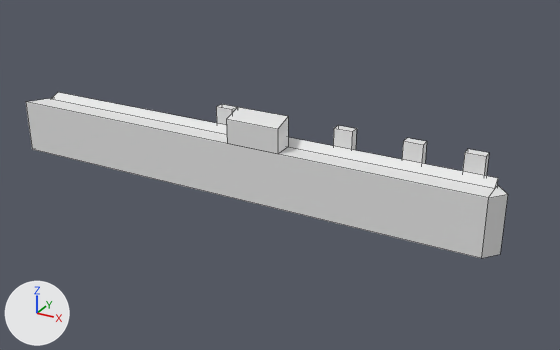
A saved change to the Blender file johnstown-grain-elevator.blend.
Camera for both pictures: a 50 mm lens placed at (309.0, -488.0, 266.0), pointed at (35.0, 9.0, 18.0). The lights are fixed; the arrows at lower left show +X, +Y and +Z. Mesh edges are drawn as thin lines.

The older version as bpy lines, for what is in view:
```python
mat_material = principled_material('Material')
mat_material.base_color = (0.8, 0.8, 0.8)  # white #e7e7e7
me_cube = bpy.data.meshes.new('Cube')
me_cube.from_pydata(...)  # 18 vertices, 14 faces; spans x -1.0..1.0, y -1.0..1.0, z -1.0..50.0
me_cube.materials.append(mat_material)  # white #e7e7e7
me_cube_003 = bpy.data.meshes.new('Cube.003')
me_cube_003.from_pydata(...)  # 32 vertices, 20 faces; spans x -0.1..1.0, y -1.0..1.0, z -1.0..65.3
me_cube_003.materials.append(mat_material)  # white #e7e7e7
me_cube_004 = bpy.data.meshes.new('Cube.004')
me_cube_004.from_pydata([(0.3, 1.0, 152.3), (0.3, 1.0, 86.0), (0.3, -2.4, 139.0), (0.3, -2.4, 86.0), (0.3, 1.0, 152.3), (0.3, 1.0, 86.0), (0.3, -2.4, 139.0), (0.3, -2.4, 86.0)], [], [(0, 4, 6, 2), (3, 2, 6, 7), (7, 6, 4, 5), (1, 0, 2, 3), (5, 4, 0, 1)])
me_cube_004.materials.append(mat_material)  # white #e7e7e7
ob_main = bpy.data.objects.new('Main', me_cube)
ob_main.location = (0.0, 0.0, 0.0)
ob_main.scale = (205.0, 12.0, 1.0)
ob_towers = bpy.data.objects.new('Towers', me_cube_003)
ob_towers.location = (0.0, 16.0, 0.0)
ob_towers.scale = (205.0, 4.0, 0.981)
ob_towers_001 = bpy.data.objects.new('Towers.001', me_cube_004)
ob_towers_001.location = (-160.5, 0.0, 12.6)
ob_towers_001.scale = (615.0, 5.0, 0.377)
```
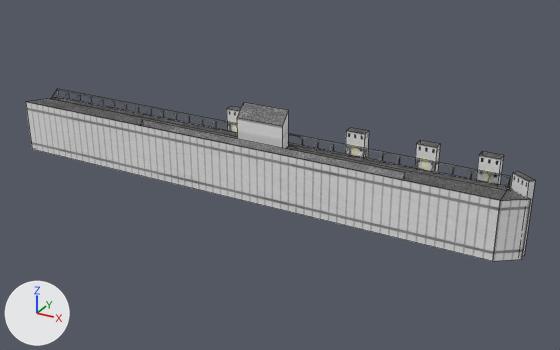
The change, as a diff of the scene's bpy script:
```diff
--- a/johnstown-grain-elevator.blend.py
+++ b/johnstown-grain-elevator.blend.py
@@ mat_material @@
 _N = mat_material.node_tree.nodes; _L = mat_material.node_tree.links
+n2 = _N.new('ShaderNodeTexImage'); n2.name = 'Image Texture'
+n2.image = img_johnstown_grain_elevator1_png
+n3 = _N.new('ShaderNodeBsdfTransparent'); n3.name = 'Transparent BSDF'
+n1 = _N.new('ShaderNodeBsdfPrincipled'); n1.name = 'Principled BSDF'
+n4 = _N.new('ShaderNodeMixShader'); n4.name = 'Mix Shader'
 n0 = _N.new('ShaderNodeOutputMaterial'); n0.name = 'Material Output'
-n1 = _N.new('ShaderNodeBsdfPrincipled'); n1.name = 'Principled BSDF'
-_L.new(n1.outputs[0], n0.inputs[0])  # 'BSDF' to 'Surface'
+_L.new(n2.outputs[0], n1.inputs[0])  # 'Color' to 'Base Color'
+_L.new(n3.outputs[0], n4.inputs[1])  # 'BSDF' to 'Shader'
+_L.new(n1.outputs[0], n4.inputs[2])  # 'BSDF' to 'Shader'
+_L.new(n4.outputs[0], n0.inputs[0])  # 'Shader' to 'Surface'
+_L.new(n2.outputs[1], n4.inputs[0])  # 'Alpha' to 'Factor'
@@ me_cube @@
 # used by ob_main; location = (0.0, 0.0, 0.0); scale = (205.0, 12.0, 1.0)
-me_cube.from_pydata(...)  # 18 vertices, 14 faces; spans x -1.0..1.0, y -1.0..1.0, z -1.0..50.0
+me_cube.from_pydata(...)  # 23 vertices, 16 faces, 1 loose edge; spans x -1.0..1.1, y -1.0..1.0, z -1.0..53.0
+# me_cube part 1
+# 2 vertices are removed from x 1.0, y 0.0, z -1.0..45.0
+# 8 faces are deleted
+# 3 vertices in x 1.0, y 0.0, z -1.0..45.0 move by (0.1, 0.0, 0.0)
+# 2 vertices move from x -1.0..1.0, y 1.0, z 50.0 to x -1.0..1.0, y 1.0, z 53.0
+# 7 vertices are added at x -0.4..1.1, y -1.0..0.0, z 45.0..49.0
+# 1 loose edge is added
+# 10 new faces join them
+# me_cube part 2: 10 kept faces spanning x -1.0..1.1, y -1.0..1.0, z -1.0..53.0 get new texture (UV) coordinates
 me_cube.materials.append(mat_material)
@@ me_cube_003 @@
 # used by ob_towers; location = (0.0, 16.0, 0.0); scale = (205.0, 4.0, 0.981)
 # verts and faces of me_cube_003; kept vertices keep their numbers, new ones are numbered from 32
-me_cube_003.from_pydata(...)  # 32 vertices, 20 faces; spans x -0.1..1.0, y -1.0..1.0, z -1.0..65.3
+me_cube_003.from_pydata(...)  # 48 vertices, 30 faces; spans x -0.1..0.3, y -1.1..3.9, z -161.4..40.1
+# me_cube_003 part 3: the loose piece of 8 vertices spanning x 0.4..0.5, y -1.0..1.0, z -1.0..65.3 is scaled about its middle by (0.333, 0.8, 2.6), then moved by (-0.1, 3.1, -107.4)
+# me_cube_003 part 4: the loose piece of 8 vertices spanning x -0.1..0.0, y -1.0..1.0, z -1.0..65.3 is scaled about its middle by (0.333, 0.8, 2.6), then moved by (0.3, 3.1, -107.4)
+# me_cube_003 part 5: the loose piece of 8 vertices spanning x 0.7, y -1.0..1.0, z -1.0..65.3 is scaled about its middle by (0.333, 0.8, 2.6), then moved by (-0.6, 3.1, -107.4)
+# me_cube_003 part 6: the loose piece of 8 vertices spanning x 0.9..1.0, y -1.0..1.0, z -1.0..65.3 is scaled about its middle by (0.333, 0.8, 2.6), then moved by (-1.0, 3.1, -107.4)
+# me_cube_003 part 7
+verts[32] = (0.3, 0.6, -7.0)  # pixel (535, 180)
+verts[33] = (0.3, 0.6, -158.8)  # pixel (524, 256)
+verts[34] = (0.3, -0.2, -7.0)  # pixel (528, 181)
+verts[35] = (0.3, -0.2, -158.8)  # pixel (518, 257)
+for new, old in zip([*range(36, 40)], [*range(32, 36)]): verts[new] = verts[old] + (0.0, 1.9, 0.0)
+faces += [(32, 36, 38, 34), (34, 38, 39, 35), (36, 37, 39, 38), (32, 34, 35, 33), (32, 33, 37, 36)]
+# me_cube_003 part 8
+verts[40] = (0.0, 0.9, 40.1)  # pixel (288, 110)
+verts[41] = (0.0, 0.9, -39.5)  # pixel (288, 146)
+verts[42] = (0.0, -1.1, 13.5)  # pixel (282, 126)
+verts[43] = (0.0, -1.1, -39.5)
+verts[44] = (0.0, 0.9, 40.1)  # pixel (243, 102)
+verts[45] = (0.0, 0.9, -39.5)
+verts[46] = (0.0, -1.1, 13.5)  # pixel (236, 117)
+verts[47] = (0.0, -1.1, -39.5)
+faces += [(40, 44, 46, 42), (42, 46, 47, 43), (44, 45, 47, 46), (40, 42, 43, 41), (40, 41, 45, 44)]
 me_cube_003.materials.append(mat_material)
@@ ob_towers @@
 ob_towers = bpy.data.objects.new('Towers', me_cube_003)
-ob_towers.location = (0.0, 16.0, 0.0)
-ob_towers.scale = (205.0, 4.0, 0.981)
+ob_towers.location = (25.0, 0.4, 59.9)
+ob_towers.scale = (615.0, 5.0, 0.377)
@@ ob_towers_001 @@
-ob_towers_001 = bpy.data.objects.new('Towers.001', me_cube_004)
```

Location of each change, (x1, y1, x2, y2) in pixels of the pictures (560 x 350 px; the box of a moved part takes in the faces that stretch with it):
'Main', surface changed, reshaped (white to grey): before (26, 92, 508, 258); after (26, 89, 531, 261)
'Towers', surface changed, reshaped, moved, rescaled: before (216, 104, 489, 176); after (227, 102, 535, 257)
'Towers.001', deleted: before (226, 107, 288, 154)
part 1 of me_cube, moved or reshaped: before (481, 194, 508, 258); after (140, 120, 531, 261)
part 2 of me_cube, surface changed (white to grey): (26, 92, 507, 258) in both
part 3 of me_cube_003, moved or reshaped: before (333, 125, 356, 150); after (476, 152, 504, 185)
part 4 of me_cube_003, moved or reshaped: before (216, 104, 237, 125); after (415, 140, 440, 172)
part 5 of me_cube_003, moved or reshaped: before (402, 138, 427, 164); after (345, 128, 369, 158)
part 6 of me_cube_003, moved or reshaped: before (463, 149, 489, 176); after (227, 106, 241, 133)
part 7 of me_cube_003, added: after (511, 172, 535, 257)
part 8 of me_cube_003, added: after (237, 102, 288, 149)
